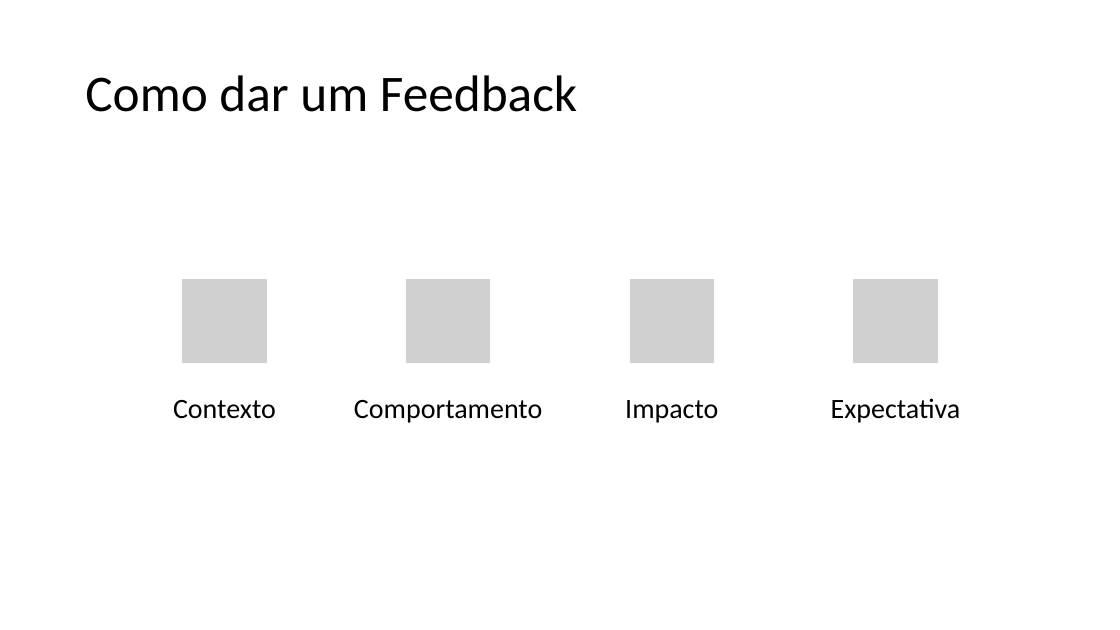
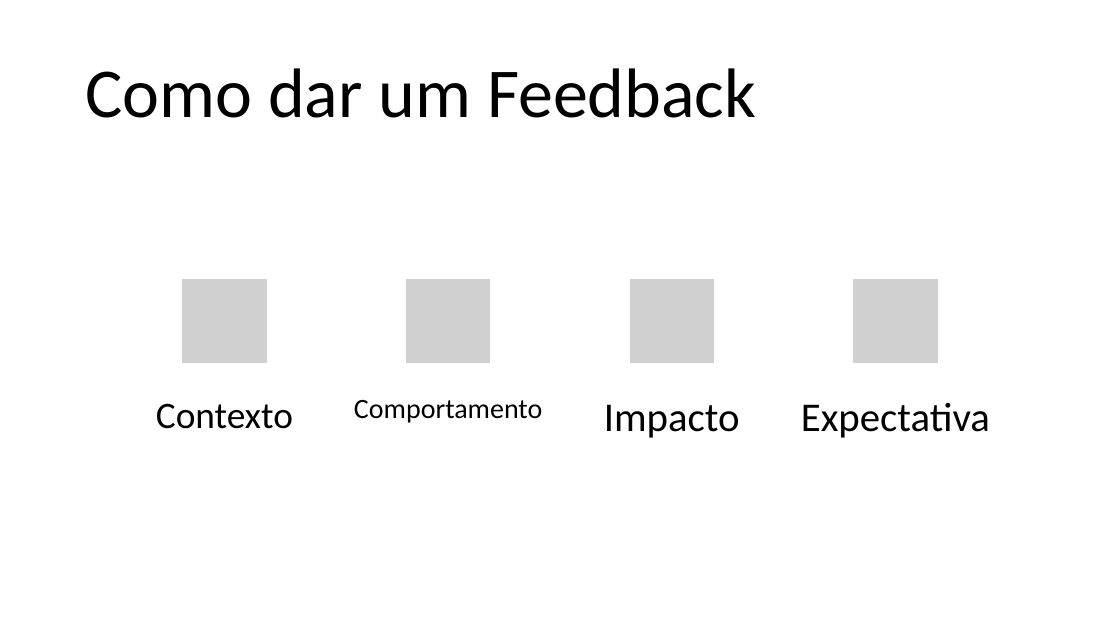
Before and after one commit to bchiamolera/FURB, a slide deck: slide 9 of 2024 - 01/Ambiente Corporativo/Feedback.pptx. Drawn at 1120x630 pixels with LibreOffice and Linux fonts; fonts in the diff are those of the drawing; grey boxes stand for pictures. Boxes give left, top, right and bottom in pixels: in the first picture for what was removed or moved away, otherwise in the second. Text is boxed around its words. In the diff, an @@ line names an element or a change of style, - is before the commit and + after.

```diff
--- a/2024 - 01/Ambiente Corporativo/Feedback.pptx
+++ b/2024 - 01/Ambiente Corporativo/Feedback.pptx
@@ title "Como dar um Feedback" at [85, 68, 756, 118]: size 44 to 60 pt @@
@@ text "Contexto" at [156, 403, 293, 429]: size 24 to 32 pt; more space between paragraphs @@
@@ text "Impacto" at [604, 404, 740, 438]: size 24 to 35 pt; more space between paragraphs @@
@@ text "Expectativa" at [801, 403, 990, 438]: size 24 to 35 pt; more space between paragraphs @@
```
Also in this commit, not shown: 11 other slides changed, 19 other files.
